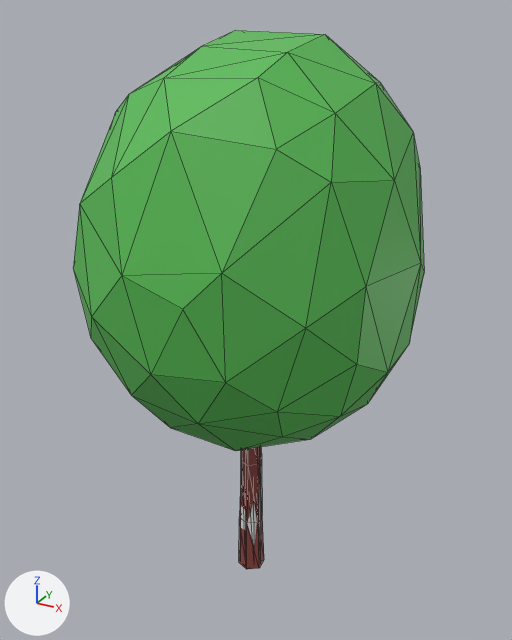
The glTF model mapas/modelos/floresta_tree_park_medium_green.glb, before and after one commit.
Both versions are drawn from a camera (50 mm lens) standing at (6.72, -11.96, 12.47) and looking at (0.04, 0.18, 6.4). Arrows for +X, +Y and +Z are at lower left; the lights stay in place. The older version comes first. Mesh edges are drawn as thin lines. Where no turn or scale is listed for an object, it has been applied to the vertices. Vertices at exactly the same position are counted once.

The older version as bpy lines, for what is in view:
```python
me_cylinder_033 = bpy.data.meshes.new('Cylinder.033')
me_cylinder_033.from_pydata(...)  # 112 vertices, 216 faces; spans x -3.4..3.5, y -3.46..3.46, z -0.05..12.09
# faces by material slot: [44, 172]
me_cylinder_033.materials.append(mat_trunk)  # red #8c443f
me_cylinder_033.materials.append(mat_bush_brighter)  # green #58bc55
ob_park_tree_middle_green_f = bpy.data.objects.new('Park tree middle green f', me_cylinder_033)
ob_park_tree_middle_green_f.location = (0.0, 0.0, 0.0)
```
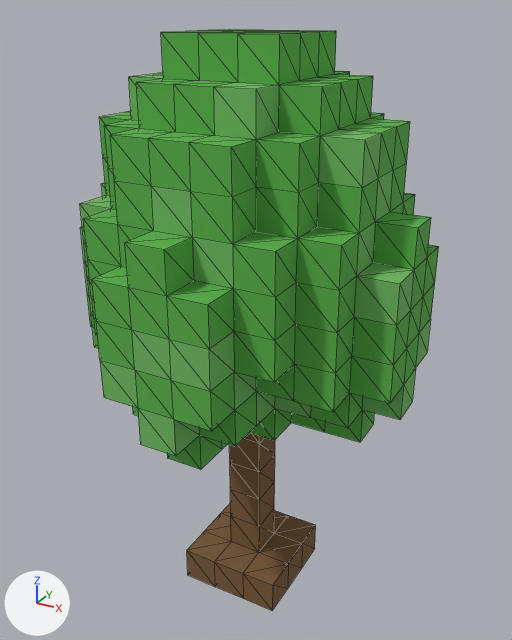
Pixel boxes [x1, y1, x2, y2] of what changed, in the pictures (512 x 640 px):
'Park tree middle green f', reshaped (8% taller): before [73, 30, 424, 569]; after [80, 29, 439, 611]
part 1 of me_cylinder_033, rebuilt (38% taller): before [73, 30, 424, 451]; after [80, 29, 439, 611]
part 2 of me_cylinder_033, deleted (red): before [239, 447, 264, 569]

What the commit changed:
Material 'voxel_copa_clara' (mat_voxel_copa_clara) is new.
Its base color is (0.165, 0.497, 0.126) (green #71bb63).
Its roughness is 1.0.
Material 'voxel_copa' (mat_voxel_copa) is new.
Its base color is (0.102, 0.434, 0.0685) (green #5ab04a).
Its roughness is 1.0.
Material 'voxel_tronco' (mat_voxel_tronco) is new.
Its base color is (0.195, 0.102, 0.0395) (brown #7a5a38).
Its roughness is 1.0.
me_cylinder_033 is used by ob_park_tree_middle_green_f; location (0.0, 0.0, 0.0).
me_cylinder_033 had 112 vertices, 216 faces and spanned x -3.4..3.5, y -3.46..3.46, z -0.05..12.09.
me_cylinder_033 no longer uses material mat_trunk (red #8c443f).
me_cylinder_033 no longer uses material mat_bush_brighter (green #58bc55).
me_cylinder_033 now has 460 vertices, 916 faces and spans x -3.4..3.5, y -3.46..3.46, z -0.05..12.09.
me_cylinder_033 part 1: the loose piece of 88 vertices spanning x -3.4..3.5, y -3.46..3.46, z 3.72..12.09 is rebuilt with 460 vertices and now spans x -3.4..3.5, y -3.46..3.46, z -0.05..12.09.
me_cylinder_033 part 2: the loose piece of 24 vertices spanning x -0.29..0.3, y -0.31..0.34, z -0.05..4.12 is deleted.
me_cylinder_033 gains material mat_voxel_tronco (brown #7a5a38).
me_cylinder_033 gains material mat_voxel_copa (green #5ab04a).
me_cylinder_033 gains material mat_voxel_copa_clara (green #71bb63).
